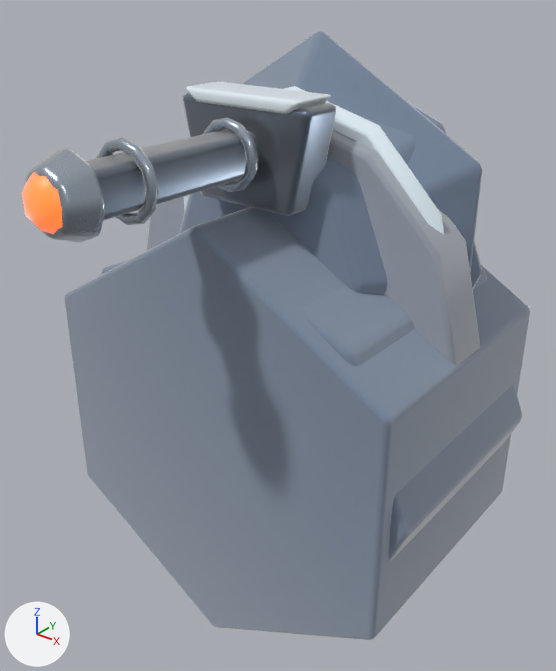
What one commit did to the glTF model public/assets/models/buildings/turret_basic.glb.
One viewpoint serves both versions: a camera (50 mm lens) standing at (2.8, -3.66, 3.49) and looking at (0.07, -0.24, 1.37). Arrows for +X, +Y and +Z are at lower left; the lights stay in place. The older version comes first. Where no turn or scale is listed for an object, it has been applied to the vertices.

Objects in the first picture: 'LOD1_PROXY_base', 'LOD1_PROXY_cap', 'LOD2_PROXY_base', 'LOD2_PROXY_cap', 'ammoBox', 'barrel', 'barrelBandFront', 'barrelBandRear', 'barrelCowl', 'base', 'baseTrim', 'frontMantlet', 'muzzle', 'muzzleCrown', 'ring', 'snowMantletCap'.
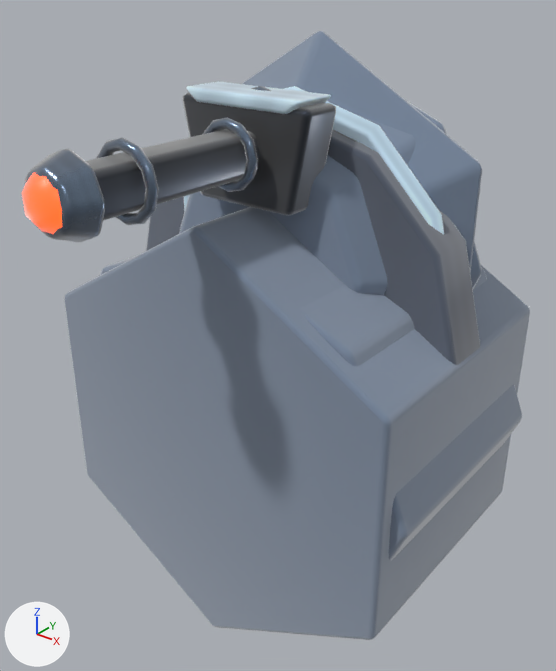
Patch to the scene script:
```diff
--- a/public/assets/models/buildings/turret_basic.glb.py
+++ b/public/assets/models/buildings/turret_basic.glb.py
@@ mat_mat_turret_snow @@
 n2 = _N.new('ShaderNodeMix'); n2.name = 'Mix'
 n2.inputs[0].default_value = 1.0  # 'Factor'
-n2.inputs[7].default_value = (0.8, 0.92, 1.0, 1.0)  # 'B', pale blue #e7f6ff
 n3 = _N.new('ShaderNodeVertexColor'); n3.name = 'Color Attribute'
+n4 = _N.new('ShaderNodeTexImage'); n4.name = 'Image Texture'
+n4.image = img_art_paint_mat_turret_snow
 _L.new(n0.outputs[0], n1.inputs[0])  # 'BSDF' to 'Surface'
 _L.new(n2.outputs[2], n0.inputs[0])  # 'Result' to 'Base Color'
-_L.new(n3.outputs[0], n2.inputs[6])  # 'Color' to 'A'
+_L.new(n3.outputs[0], n2.inputs[7])  # 'Color' to 'B'
+_L.new(n4.outputs[0], n2.inputs[6])  # 'Color' to 'A'
@@ mat_mat_turret_iron @@
 n2 = _N.new('ShaderNodeMix'); n2.name = 'Mix'
 n2.inputs[0].default_value = 1.0  # 'Factor'
-n2.inputs[7].default_value = (0.12, 0.16, 0.22, 1.0)  # 'B', greyish blue #616f81
 n3 = _N.new('ShaderNodeVertexColor'); n3.name = 'Color Attribute'
+n4 = _N.new('ShaderNodeTexImage'); n4.name = 'Image Texture'
+n4.image = img_art_paint_mat_turret_iron
 _L.new(n0.outputs[0], n1.inputs[0])  # 'BSDF' to 'Surface'
 _L.new(n2.outputs[2], n0.inputs[0])  # 'Result' to 'Base Color'
-_L.new(n3.outputs[0], n2.inputs[6])  # 'Color' to 'A'
+_L.new(n3.outputs[0], n2.inputs[7])  # 'Color' to 'B'
+_L.new(n4.outputs[0], n2.inputs[6])  # 'Color' to 'A'
@@ mat_mat_turret_iron_light @@
 n2 = _N.new('ShaderNodeMix'); n2.name = 'Mix'
 n2.inputs[0].default_value = 1.0  # 'Factor'
-n2.inputs[7].default_value = (0.42, 0.5, 0.6, 1.0)  # 'B', light grey #adbccb
 n3 = _N.new('ShaderNodeVertexColor'); n3.name = 'Color Attribute'
+n4 = _N.new('ShaderNodeTexImage'); n4.name = 'Image Texture'
+n4.image = img_art_paint_mat_turret_iron_light
 _L.new(n0.outputs[0], n1.inputs[0])  # 'BSDF' to 'Surface'
 _L.new(n2.outputs[2], n0.inputs[0])  # 'Result' to 'Base Color'
-_L.new(n3.outputs[0], n2.inputs[6])  # 'Color' to 'A'
+_L.new(n3.outputs[0], n2.inputs[7])  # 'Color' to 'B'
+_L.new(n4.outputs[0], n2.inputs[6])  # 'Color' to 'A'
@@ mat_mat_turret_stone @@
 n2 = _N.new('ShaderNodeMix'); n2.name = 'Mix'
 n2.inputs[0].default_value = 1.0  # 'Factor'
-n2.inputs[7].default_value = (0.32, 0.36, 0.43, 1.0)  # 'B', grey #99a2af
 n3 = _N.new('ShaderNodeVertexColor'); n3.name = 'Color Attribute'
+n4 = _N.new('ShaderNodeTexImage'); n4.name = 'Image Texture'
+n4.image = img_art_paint_mat_turret_stone
 _L.new(n0.outputs[0], n1.inputs[0])  # 'BSDF' to 'Surface'
 _L.new(n2.outputs[2], n0.inputs[0])  # 'Result' to 'Base Color'
-_L.new(n3.outputs[0], n2.inputs[6])  # 'Color' to 'A'
+_L.new(n3.outputs[0], n2.inputs[7])  # 'Color' to 'B'
+_L.new(n4.outputs[0], n2.inputs[6])  # 'Color' to 'A'
@@ ob_housingcollar @@
+ob_housingcollar = bpy.data.objects.new('housingCollar', me_torus_014)  # 188 vertices, 376 faces; spans x -0.33..0.33, y -0.029..0.029, z -0.33..0.33
+ob_housingcollar.location = (0.0, -0.3, 2.55)
```

Location of each change, [x1, y1, x2, y2] in pixels of the pictures (556 x 671 px):
'base', surface changed (darker): [146, 131, 480, 365] in both
'frontMantlet', surface changed (darker): [183, 93, 336, 216] in both
'barrel', surface changed (blue to grey): [86, 129, 258, 221] in both
'muzzleCrown', surface changed (darker): [25, 148, 105, 241] in both
'baseTrim', surface changed: [284, 86, 444, 234] in both
'snowMantletCap', surface changed: [186, 81, 331, 114] in both
'barrelBandFront', surface changed (darker): [96, 137, 159, 225] in both
'barrelBandRear', surface changed (darker): [203, 117, 258, 192] in both
'housingCollar', added (mostly hidden): after [251, 86, 271, 91]
'ammoBox', surface changed: [184, 195, 189, 212] in both
'barrelCowl', surface changed: [255, 146, 259, 165] in both
'ring', surface changed: [332, 130, 356, 142] in both
